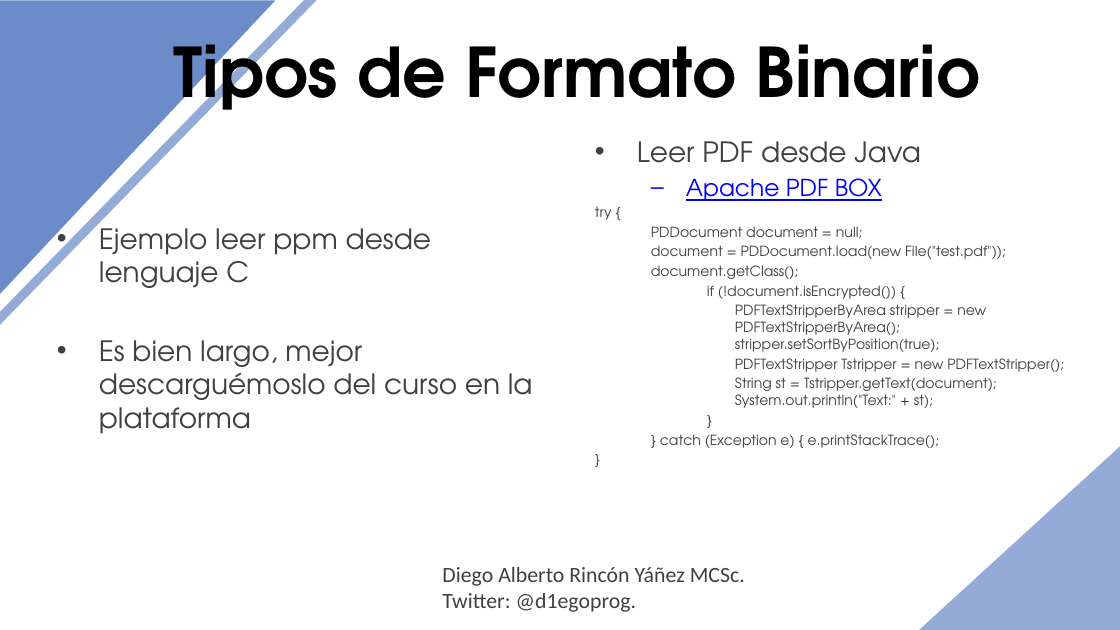
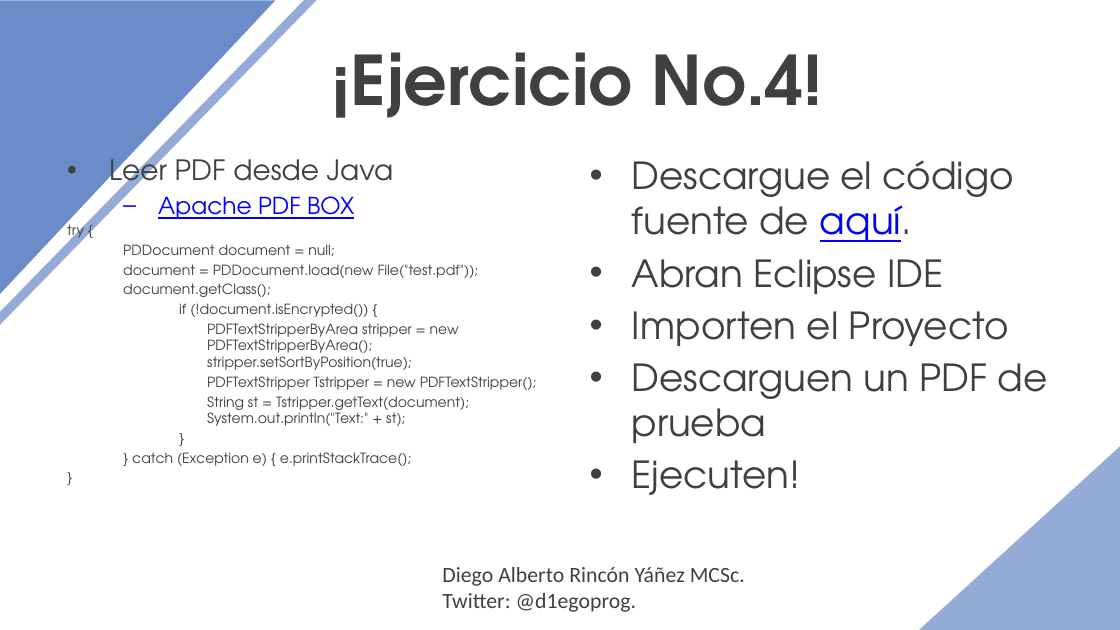
Before and after one commit to d1egoprog/COURSE-BigDataScienceandAnalitycs, a slide deck: slide 16 of [MinSalud] Course/T1. Identificación de Formatos.ppsx (slide 15 before the commit). Drawn at 1120x630 pixels with LibreOffice and Linux fonts; fonts in the diff are those of the drawing; background and template pictures are left out. Boxes give left, top, right and bottom in pixels: in the first picture for what was removed or moved away, otherwise in the second. Text is boxed around its words. In the diff, an @@ line names an element or a change of style, - is before the commit and + after.

Commit message:
Updating lun. 09/09/2019 on 15:25:08,72

```diff
--- a/[MinSalud] Course/T1. Identificación de Formatos.ppsx
+++ b/[MinSalud] Course/T1. Identificación de Formatos.ppsx
@@ title "¡Ejercicio No.4!" at [331,52,823,118]: vertical alignment top to middle @@
@@ title at [331,52,823,118]: text changed; text colour #000000 to #404040 @@
-Tipos de Formato Binario
+¡Ejercicio No.4!
@@ text "Leer PDF desde Java" rewrapped from [637,141,1064,448] to [109,151,537,466] @@
@@ text added at [632,160,1048,495], 24 pt, text #404040 @@
+• Descargue el código fuente de aquí.
+• Abran Eclipse IDE
+• Importen el Proyecto
+• Descarguen un PDF de prueba
+• Ejecuten!
@@ text removed at [99,219,533,434] @@
-• Ejemplo leer ppm desde lenguaje C
-• Es bien largo, mejor descarguémoslo del curso en la plataforma
```
Also in this commit, not shown: 1 other slide changed, 2 slides added.
